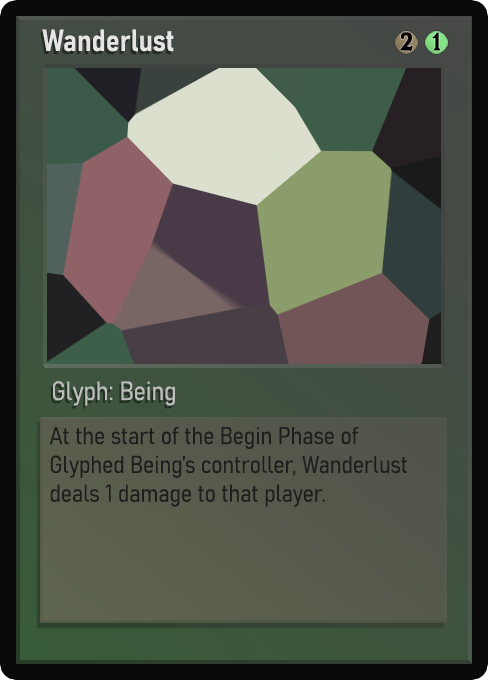
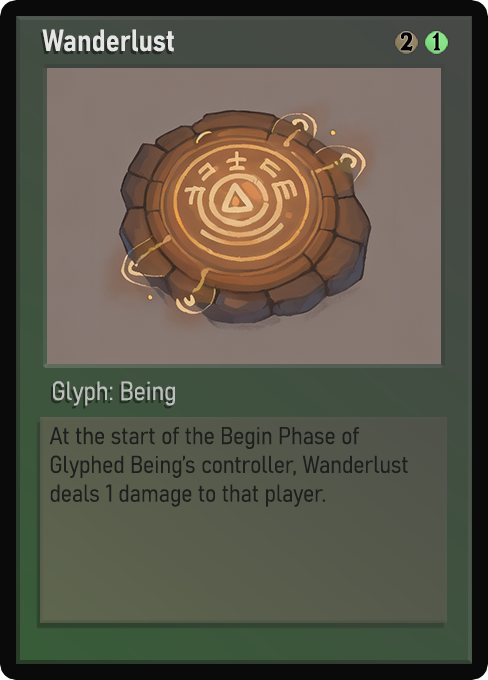
Before/after of a 488 × 680 layered artwork. What changed in the layer stack:
painted on "Name" over left=64, top=31, right=174, bottom=52
painted on "Class" over left=53, top=381, right=175, bottom=406
painted on "Desc_norm" over left=50, top=427, right=408, bottom=507
painted on "Artwork" over left=47, top=68, right=441, bottom=364
